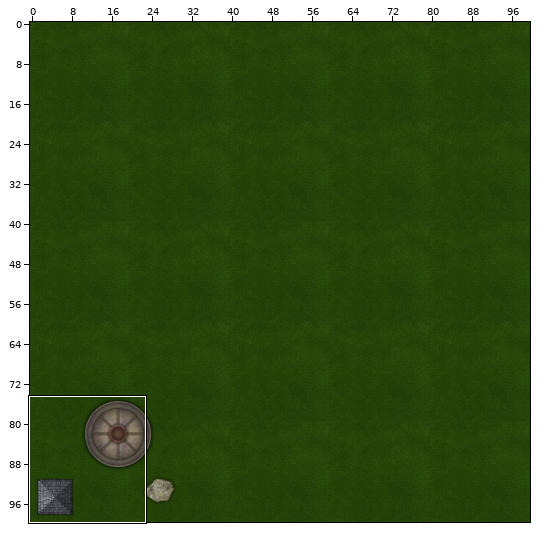
A Tiled map gets an edit: client/cocos-studio/CocosProject/cocosstudio/map/MapObject.tmx. Above, an overview of the earlier version with the close-up marked.
Close-up. Old version:
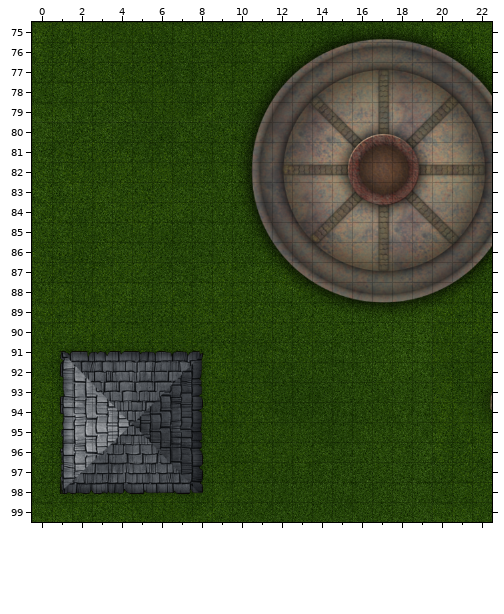
Cells are 30x30 px. Shown: x 0..22, y 75..99. The commit also changed other parts of the map, which this record leaves out.
The result:
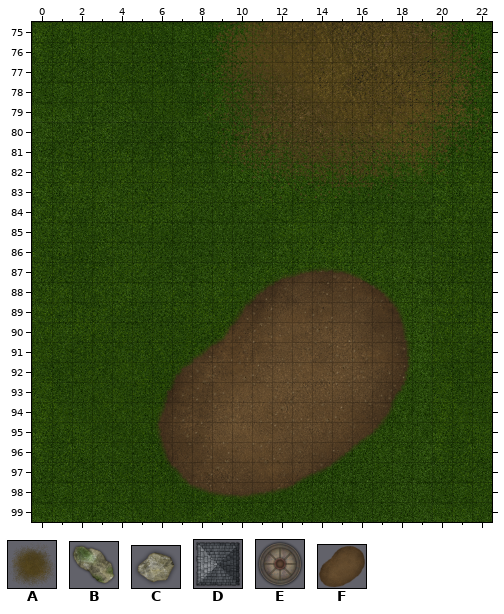
Key: from "MapObject": A 13 "270-100", B 22 "278-77", C 32 "284-65", D 59 "404-76", E 64 "420-91", F 73 "466-79".
_ is an empty cell.
Tiles of an added or newly shown layer are drawn over the layers below it.
Changes in this commit:
Layer "bg" (added):
There is now tile A in row 83 at x 8 to 9.
There is now tile F in row 98 at x 6.
Layer "ObjectMap":
There is now tile B in row 77 at x 15.
Tile C is removed in row 96 at x 22.
Tile D is removed in row 98 at x 1.
Tile E is removed in row 89 at x 10.
Boxes around the changes in both close-ups, in picture pixels (x1, y1, x2, y2):
changed: (58, 22, 492, 498)
